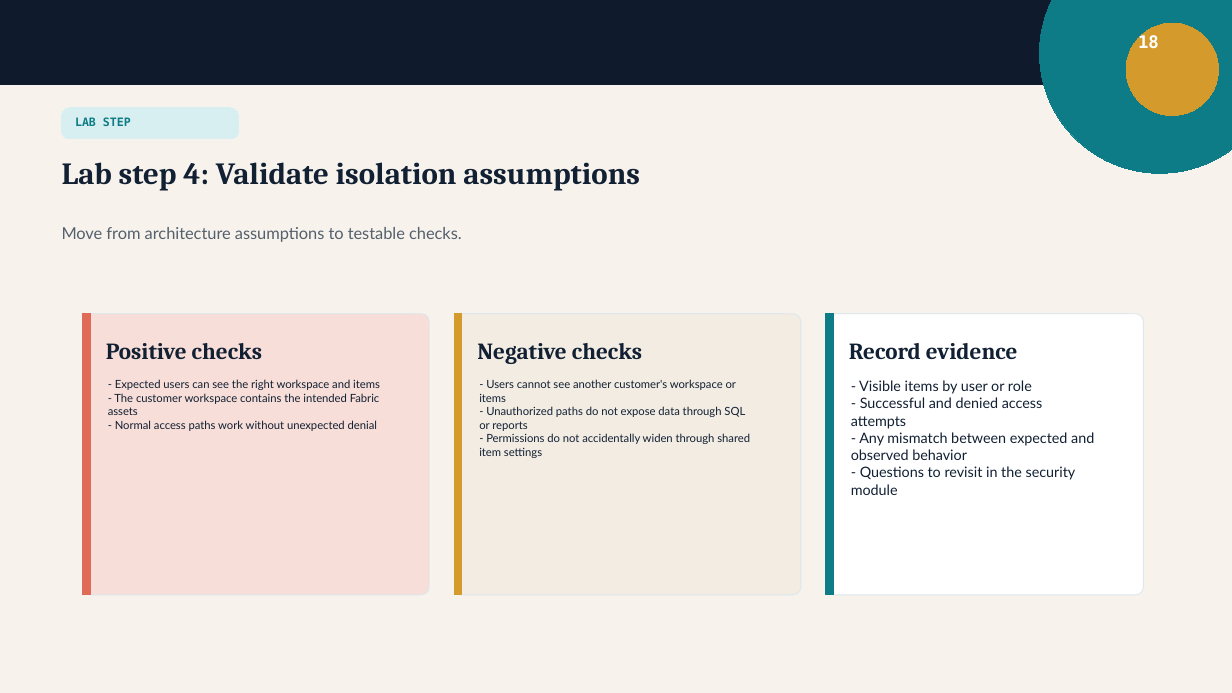
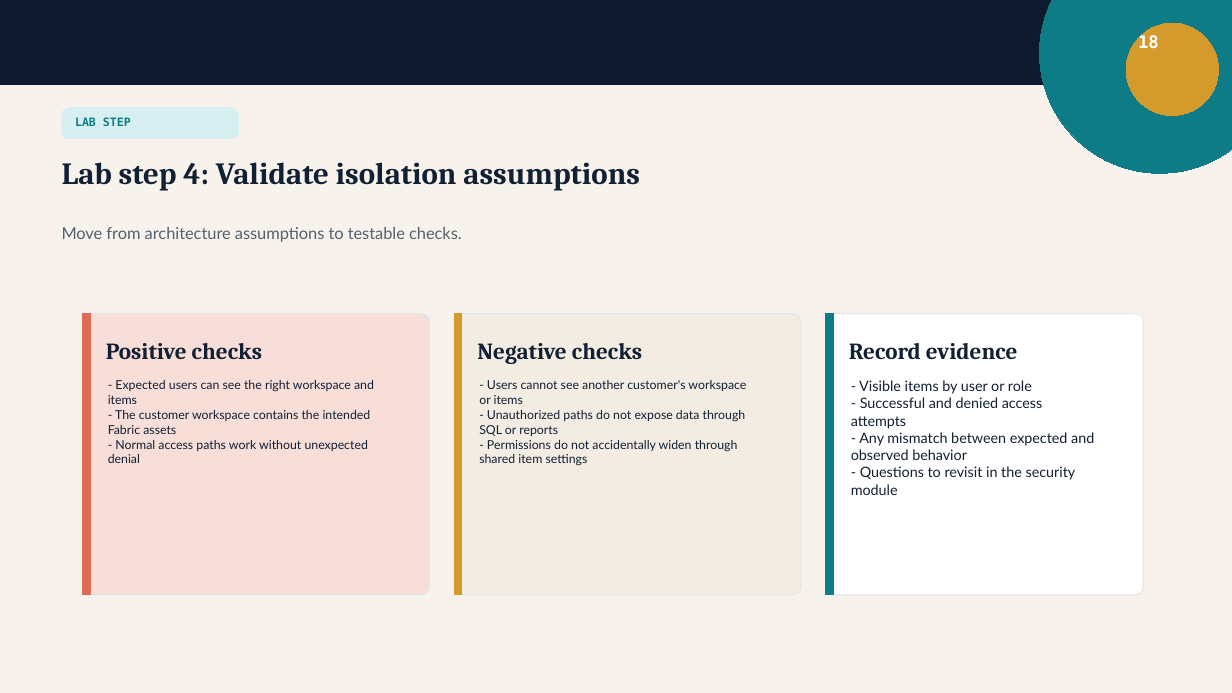
Before and after one commit to krish1711/MS-Fabric-QA-Training, a slide deck: slide 19 of Module 1/Module 1.pptx (slide 18 before the commit). Drawn at 1232x693 pixels with LibreOffice and Linux fonts; fonts in the diff are those of the drawing. Boxes give left, top, right and bottom in pixels: in the first picture for what was removed or moved away, otherwise in the second. Text is boxed around its words. In the diff, an @@ line names an element or a change of style, - is before the commit and + after.

```diff
--- a/Module 1/Module 1.pptx
+++ b/Module 1/Module 1.pptx
@@ text "- Expected users can see ..." at [108,380,374,463]: size 8.8 to 9.7 pt @@
@@ text "- Users cannot see another ..." at [479,380,746,466]: size 8.8 to 9.7 pt @@
```
Also in this commit, not shown: 4 other slides changed, 1 slide added, 2 other files.
